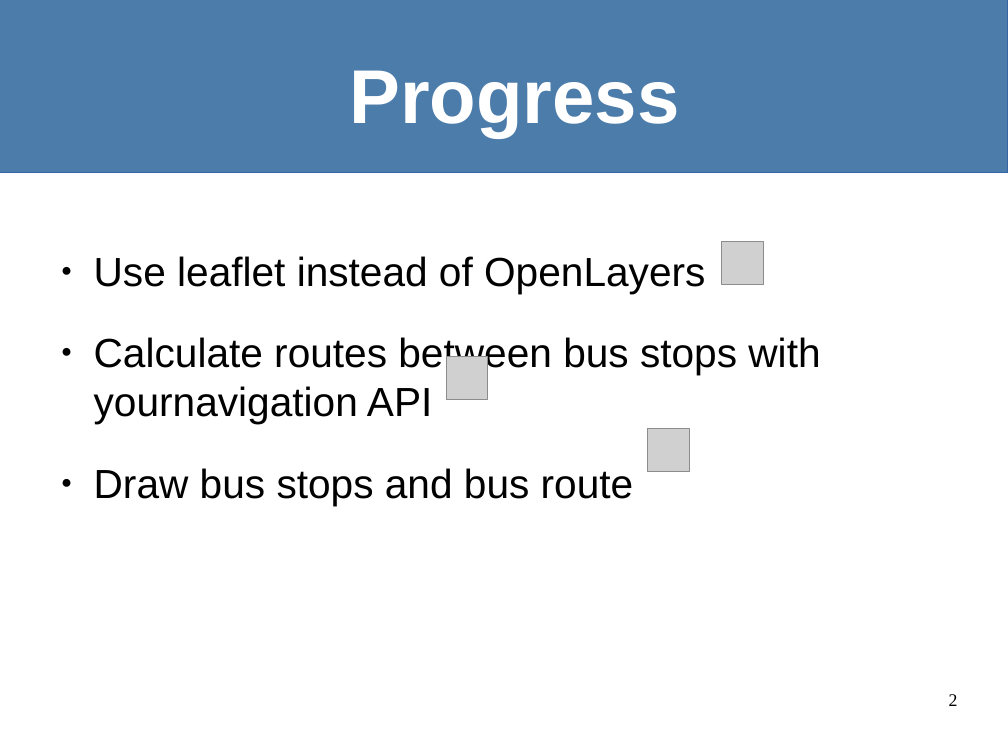
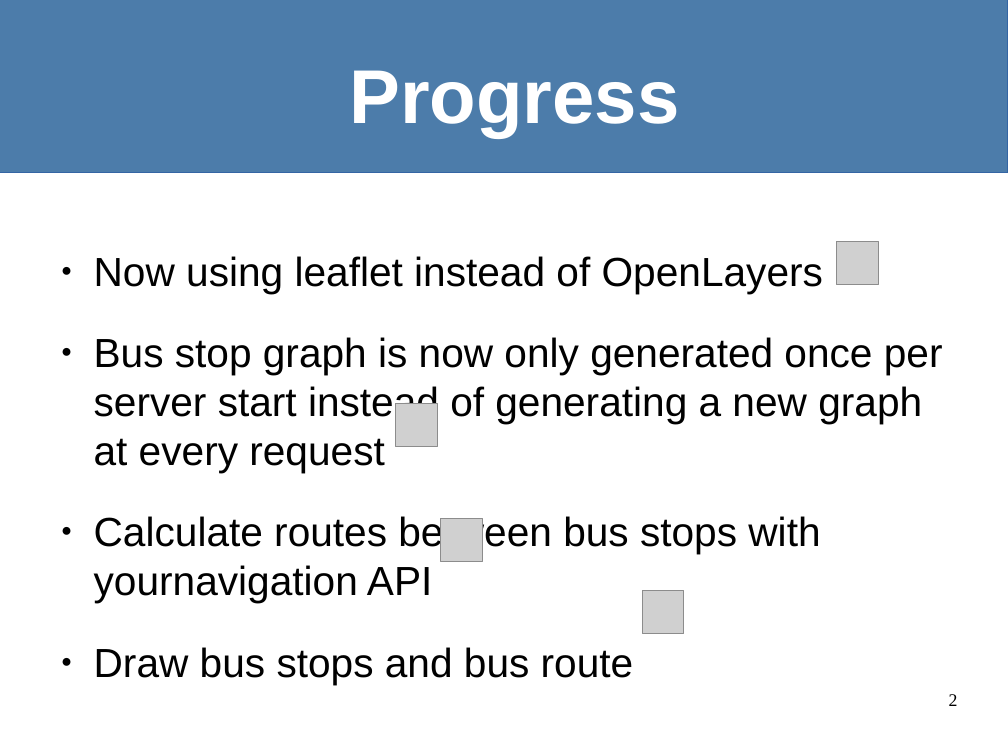
Before and after one commit to RaphaelHub/WebServices, a slide deck: slide 2 of 2016-01-19/presentation.odp. Drawn at 1008x756 pixels with LibreOffice and Linux fonts; fonts in the diff are those of the drawing; grey boxes stand for pictures. Boxes give left, top, right and bottom in pixels: in the first picture for what was removed or moved away, otherwise in the second. Text is boxed around its words. In the diff, an @@ line names an element or a change of style, - is before the commit and + after.

Commit message:
presentation update

```diff
--- a/2016-01-19/presentation.odp
+++ b/2016-01-19/presentation.odp
@@ text at box(94, 256, 943, 473): text changed @@
-● Use leaflet instead of OpenLayers
+● Now using leaflet instead of OpenLayers
+● Bus stop graph is now only generated once per server start instead of generating a new graph at every request
@@ picture: place and size @@
-picture at box(722, 241, 763, 284)
+picture at box(837, 241, 878, 284)
@@ picture added at box(396, 403, 437, 446) @@
@@ picture: place and size @@
-picture at box(446, 357, 488, 400)
+picture at box(441, 519, 482, 562)
@@ picture: place and size @@
-picture at box(649, 429, 690, 472)
+picture at box(643, 591, 684, 634)
```
Also in this commit, not shown: 1 other file.
